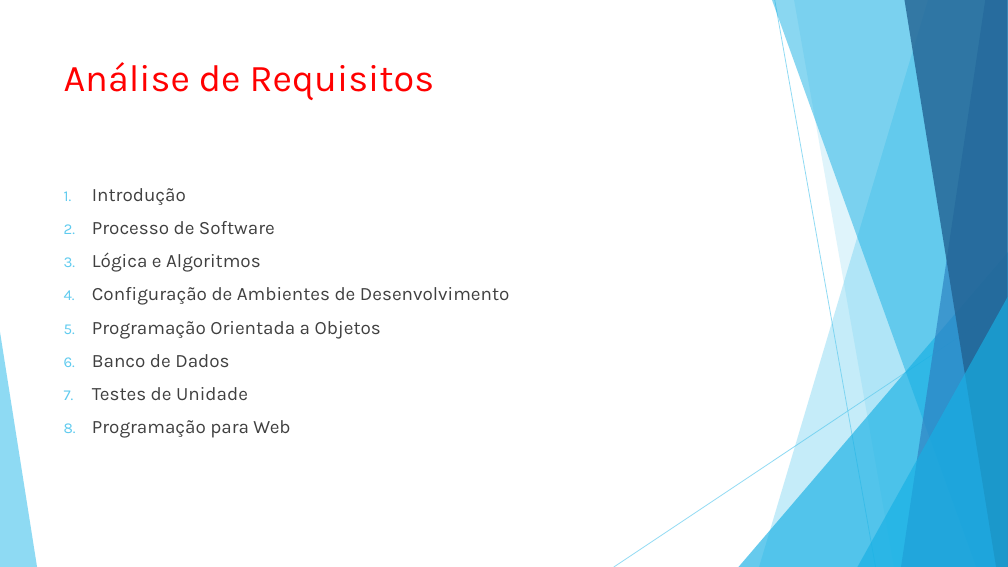
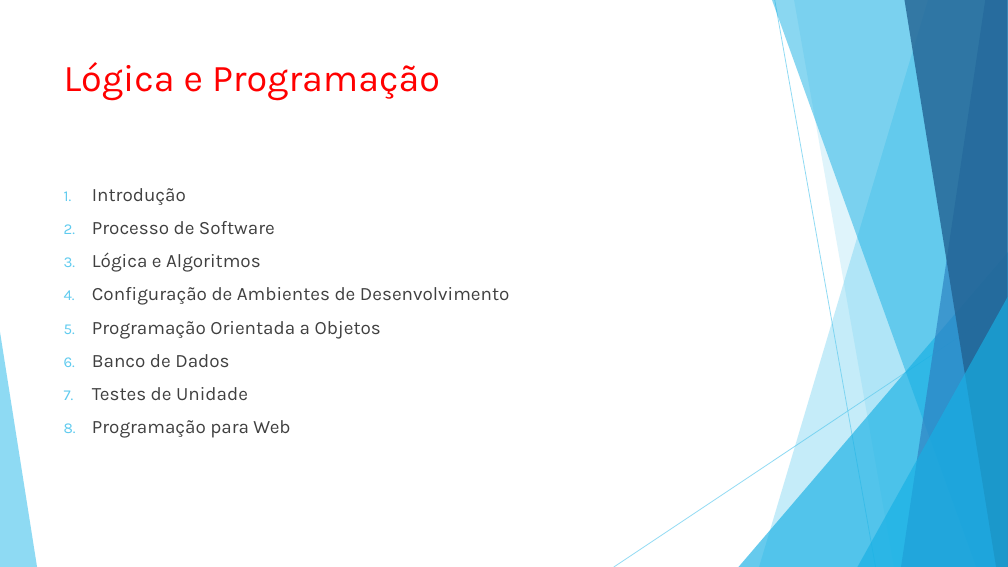
Before and after one commit to Fabricioultrasoft/consuti-net, a slide deck: slide 17 of F14 - Cursos de TI/Documentos/Planos de Ensino/Conteúdo dos Cursos.pptx. Drawn at 1008x567 pixels with LibreOffice and Linux fonts; fonts in the diff are those of the drawing. Boxes give left, top, right and bottom in pixels: in the first picture for what was removed or moved away, otherwise in the second. Text is boxed around its words. In the diff, an @@ line names an element or a change of style, - is before the commit and + after.

```diff
--- a/F14 - Cursos de TI/Documentos/Planos de Ensino/Conteúdo dos Cursos.pptx
+++ b/F14 - Cursos de TI/Documentos/Planos de Ensino/Conteúdo dos Cursos.pptx
@@ title at (64, 62, 440, 101): text changed @@
-Análise de Requisitos
+Lógica e Programação
```
Also in this commit, not shown: 3 slides added, 18 other files.
